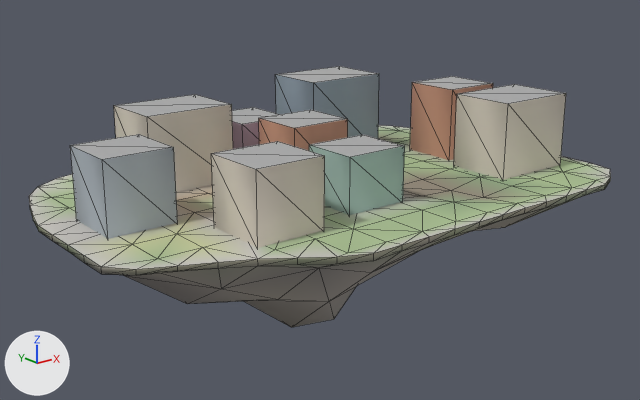
One commit to the glTF model godot_project/remake/sky/islands/SKY-019.lod1.glb: the scene before it, then after it.
The view is the same before and after, from a camera (50 mm lens) standing at (-159.9, -196.1, 72.4) and looking at (-1.7, 1.7, -6.6). Every picture has the same lights, and +X, +Y and +Z are marked at lower left. The older version comes first. Mesh edges are drawn as thin lines. Vertices at exactly the same position are counted once.

Names of what the first picture shows: 'buildings', 'deck', 'rock'.
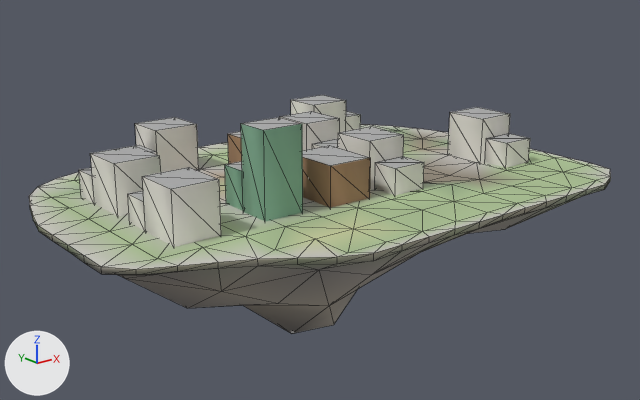
Changed parts and their boxes [x1, y1, x2, y2] in the pictures (640 x 400 px; the box of a moved part takes in the faces that stretch with it):
'buildings', reshaped (9% narrower, 16% shorter)
    before: [70, 66, 566, 248]
    after: [79, 95, 530, 247]
part 1 of me_deck, recoloured
    both: [63, 126, 562, 258]
part 2 of me_buildings, moved or reshaped
    before: [211, 141, 325, 248]
    after: [241, 117, 303, 222]
part 3 of me_buildings, moved or reshaped
    before: [259, 110, 348, 151]
    after: [225, 161, 243, 211]
part 4 of me_buildings, moved or reshaped
    before: [309, 135, 405, 215]
    after: [338, 126, 404, 190]
part 5 of me_buildings, moved or reshaped
    before: [454, 84, 566, 180]
    after: [375, 156, 424, 195]
part 6 of me_buildings, moved or reshaped
    before: [232, 107, 280, 149]
    after: [302, 146, 371, 208]
part 7 of me_buildings, moved or reshaped
    before: [114, 94, 233, 192]
    after: [228, 131, 242, 164]
part 8 of me_buildings, moved or reshaped
    before: [70, 134, 177, 239]
    after: [142, 167, 221, 247]
part 9 of me_buildings, moved or reshaped
    before: [275, 66, 379, 139]
    after: [128, 191, 146, 231]
part 10 of me_buildings, moved or reshaped
    before: [410, 76, 493, 160]
    after: [448, 107, 510, 163]
part 11 of me_buildings, added
    after: [485, 134, 530, 168]
part 12 of me_buildings, added
    after: [280, 111, 340, 151]
part 13 of me_buildings, added (mostly hidden)
    after: [312, 139, 338, 149]
part 14 of me_buildings, added
    after: [91, 146, 161, 216]
part 15 of me_buildings, added
    after: [79, 167, 94, 203]
part 16 of me_buildings, added
    after: [291, 95, 346, 132]
part 17 of me_buildings, added
    after: [346, 111, 361, 131]
part 18 of me_buildings, added
    after: [135, 117, 199, 173]

The change, as a list of edits to the scene's bpy script:
```text
Change me_deck:
    where me_deck.from_pydata(...)  # 159 vertices, 263 faces; spans x -83.0..76.0, y -55.0..57.0, z -2.0..0.0
    me_deck part 1: 195 faces centred in x -79.0..69.0, y -47.0..53.0, z -2.0..0.0 are repainted in the vertex colours, in many colours
Change me_buildings:
    remove me_buildings.from_pydata(...)  # 72 vertices, 90 faces; spans x -74.2..66.8, y -35.1..37.9, z -0.5..25.6
    add me_buildings.from_pydata(...)  # 143 vertices, 180 faces; spans x -64.6..61.9, y -24.6..46.8, z -0.5..23.7
    me_buildings part 2: the loose piece of 8 vertices spanning x -49.7..-29.7, y -35.1..-16.1, z -0.5..19.0 is scaled about its middle by (0.6, 0.526, 1.24), then moved by (8.4, 9.9, 2.4)
    me_buildings part 3: the loose piece of 8 vertices spanning x -17.2..1.8, y -6.6..10.4, z -0.5..18.9 is scaled about its middle by (0.737, 0.529, 0.588), then moved by (-22.1, -8.1, -4.0)
    me_buildings part 4: the loose piece of 8 vertices spanning x -17.2..1.8, y -30.1..-13.1, z -0.5..15.6 is scaled about its middle by (0.684, 0.824, 0.91), then moved by (16.2, 12.5, -0.7)
    me_buildings part 5: the loose piece of 8 vertices spanning x 39.8..66.8, y -33.1..-13.1, z -0.5..22.6 is scaled about its middle by (0.407, 0.425, 0.354), then moved by (-43.8, 2.7, -7.5)
    me_buildings part 6: the loose piece of 8 vertices spanning x -17.2..-0.2, y 18.9..37.9, z -0.5..15.6 is scaled about its middle by (0.824, 0.921, 0.748), then moved by (-1.4, -41.8, -2.0)
    me_buildings part 7: the loose piece of 8 vertices spanning x -49.7..-22.7, y 15.9..35.9, z -0.5..22.6 is scaled about its middle by (0.519, 0.875, 0.518), then moved by (25.5, -8.2, -5.6)
    me_buildings part 8: the loose piece of 8 vertices spanning x -74.2..-55.2, y -7.6..10.4, z -0.5..19.6 is scaled about its middle by (0.684, 0.778, 0.725), then moved by (6.6, -16.8, -2.8)
    me_buildings part 9: the loose piece of 8 vertices spanning x 7.3..34.3, y 15.9..35.9, z -0.5..25.6 is scaled about its middle by (0.407, 0.425, 0.314), then moved by (-79.9, -30.1, -9.0)
    me_buildings part 10: the loose piece of 8 vertices spanning x 43.8..62.8, y -7.6..10.4, z -0.5..22.6 is scaled about its middle by (0.684, 0.778, 0.631), then moved by (2.1, -10.5, -4.3)
    me_buildings part 11: the loose piece of 8 vertices spanning x 39.8..66.8, y -33.1..-13.1, z -0.5..22.6 is copied, and the copy is scaled about its middle by (0.407, 0.425, 0.354), then moved by (3.1, 2.7, -7.5); it spans x 50.9..61.9, y -24.6..-16.1, z -0.5..7.7
    me_buildings part 12: the loose piece of 8 vertices spanning x 7.3..34.3, y 15.9..35.9, z -0.5..25.6 is copied, and the copy is scaled about its middle by (0.481, 0.7, 0.558), then moved by (-12.3, -6.2, -5.8); it spans x 2.0..15.0, y 12.7..26.7, z -0.5..14.1
    me_buildings part 13: the loose piece of 8 vertices spanning x -17.2..1.8, y -6.6..10.4, z -0.5..18.9 is copied, and the copy is scaled about its middle by (0.579, 0.5, 0.423), then moved by (17.2, 6.6, -5.6); it spans x 4.0..15.0, y 4.2..12.7, z -0.5..7.7
    me_buildings part 14: the loose piece of 8 vertices spanning x -74.2..-55.2, y -7.6..10.4, z -0.5..19.6 is copied, and the copy is scaled about its middle by (0.684, 0.778, 0.725), then moved by (6.6, 12.0, -2.8); it spans x -64.6..-51.6, y 6.4..20.4, z -0.5..14.1
    me_buildings part 15: the loose piece of 8 vertices spanning x -49.7..-22.7, y 15.9..35.9, z -0.5..22.6 is copied, and the copy is scaled about its middle by (0.407, 0.425, 0.354), then moved by (-22.9, -1.2, -7.5); it spans x -64.6..-53.6, y 20.4..28.9, z -0.5..7.7
    me_buildings part 16: the loose piece of 8 vertices spanning x 7.3..34.3, y 15.9..35.9, z -0.5..25.6 is copied, and the copy is scaled about its middle by (0.519, 0.65, 0.558), then moved by (7.7, 14.4, -5.8); it spans x 21.5..35.5, y 33.8..46.8, z -0.5..14.1
    me_buildings part 17: the loose piece of 8 vertices spanning x 7.3..34.3, y 15.9..35.9, z -0.5..25.6 is copied, and the copy is scaled about its middle by (0.315, 0.55, 0.314), then moved by (18.9, 15.4, -9.0); it spans x 35.5..44.0, y 35.8..46.8, z -0.5..7.7
    me_buildings part 18: a new loose piece of 15 vertices spanning x -46.7..-24.2, y 33.2..46.2, z -0.5..14.1, in mat_sky_lod_bldg
```
